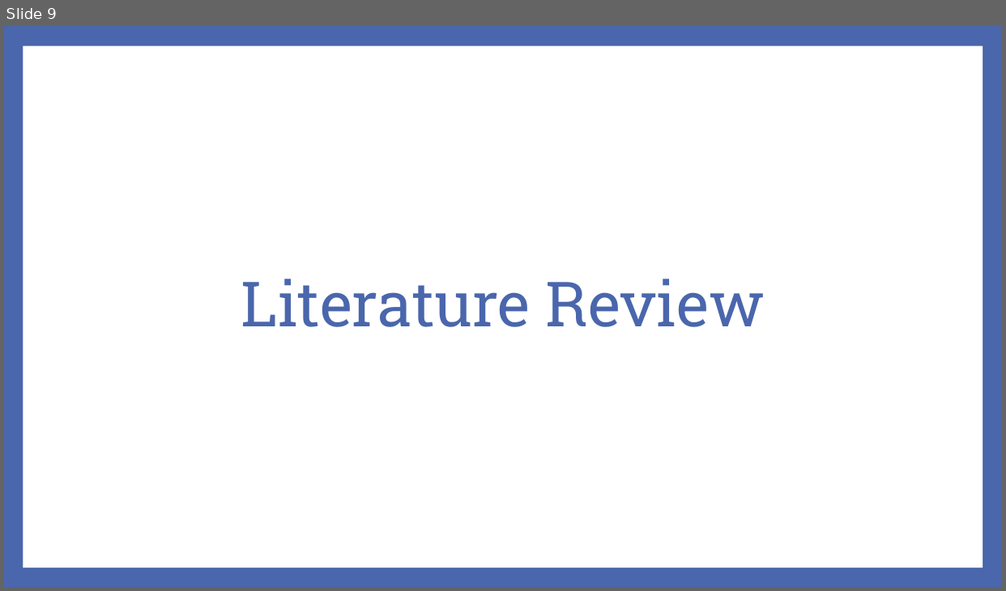
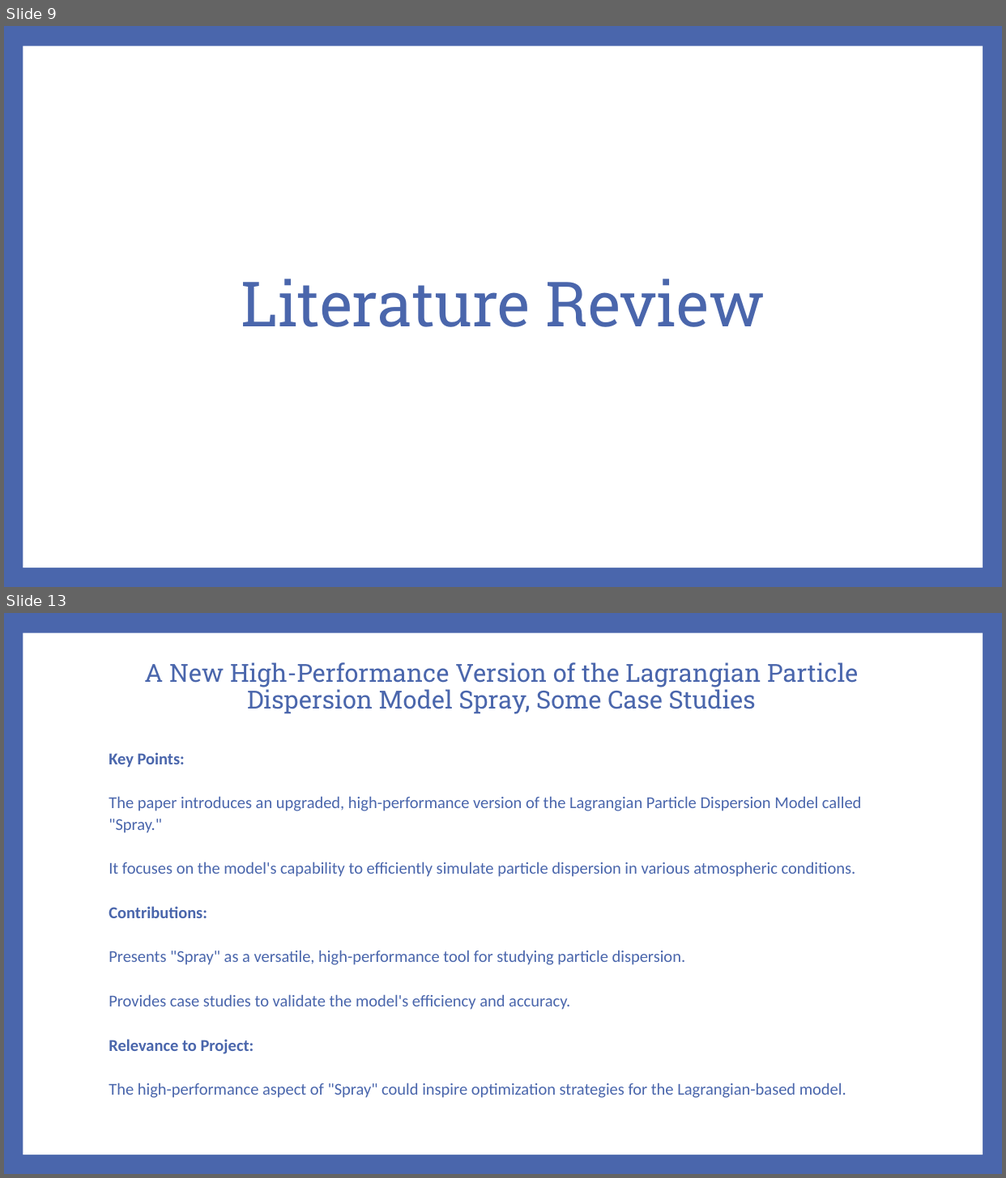
Before and after one commit to markdingli18/FYP_Mark_Dingli, a slide deck: Documents/FYP/powerpoint.pptx. Shown one above the other, each under a label of ours: slide 9 before the commit, slides 9 and 13 after it; the slides between them are not shown. The pictures are 1006x591 and 1006x1178 pixels, drawn with LibreOffice and Linux fonts; fonts in the diff are those of the drawing. Boxes give left, top, right and bottom in pixels: in the first picture for what was removed or moved away, otherwise in the second. Text is boxed around its words. In the diff, an @@ line names an element or a change of style, - is before the commit and + after.

```diff
--- a/Documents/FYP/powerpoint.pptx
+++ b/Documents/FYP/powerpoint.pptx
@@ slide 13 added at <box>4,613,1002,1174</box>, background #4A66AC; not listed: 1 template element that a slide beside it also shows @@
@@ title added at <box>144,662,858,714</box>, 24 pt, text #4A66AC @@
+A New High-Performance Version of the Lagrangian Particle Dispersion Model Spray, Some Case Studies
@@ text added at <box>108,752,862,1098</box>, 16 pt, text #4A66AC @@
+Key Points:
+The paper introduces an upgraded, high-performance version of the Lagrangian Particle Dispersion Model called "Spray."
+It focuses on the model's capability to efficiently simulate particle dispersion in various atmospheric conditions.
+Contributions:
+Presents "Spray" as a versatile, high-performance tool for studying particle dispersion.
+Provides case studies to validate the model's efficiency and accuracy.
+Relevance to Project:
+The high-performance aspect of "Spray" could inspire optimization strategies for the Lagrangian-based model.
```
Also in this commit, not shown: 1 slide changed, 16 other slides added, 1 slide removed.
